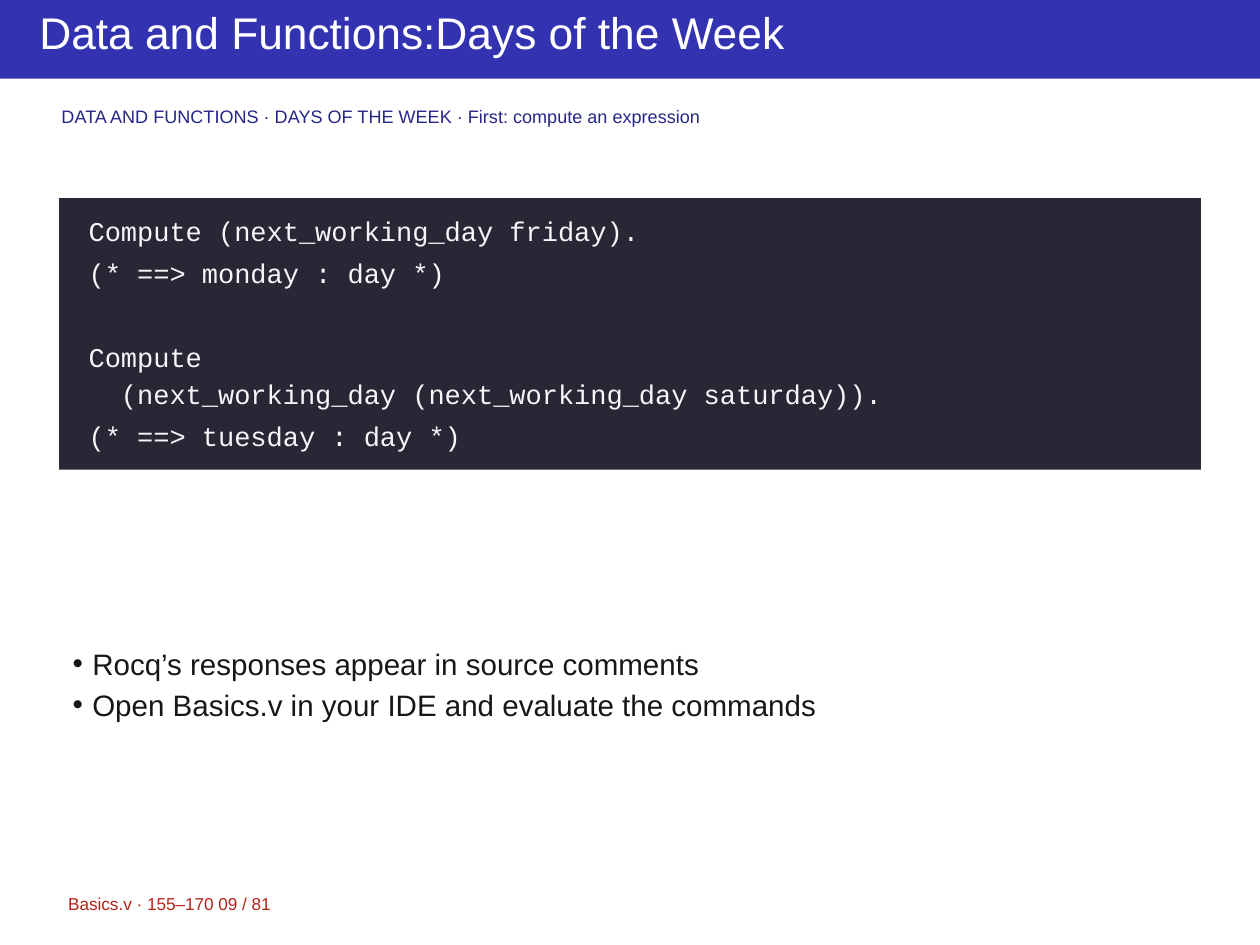
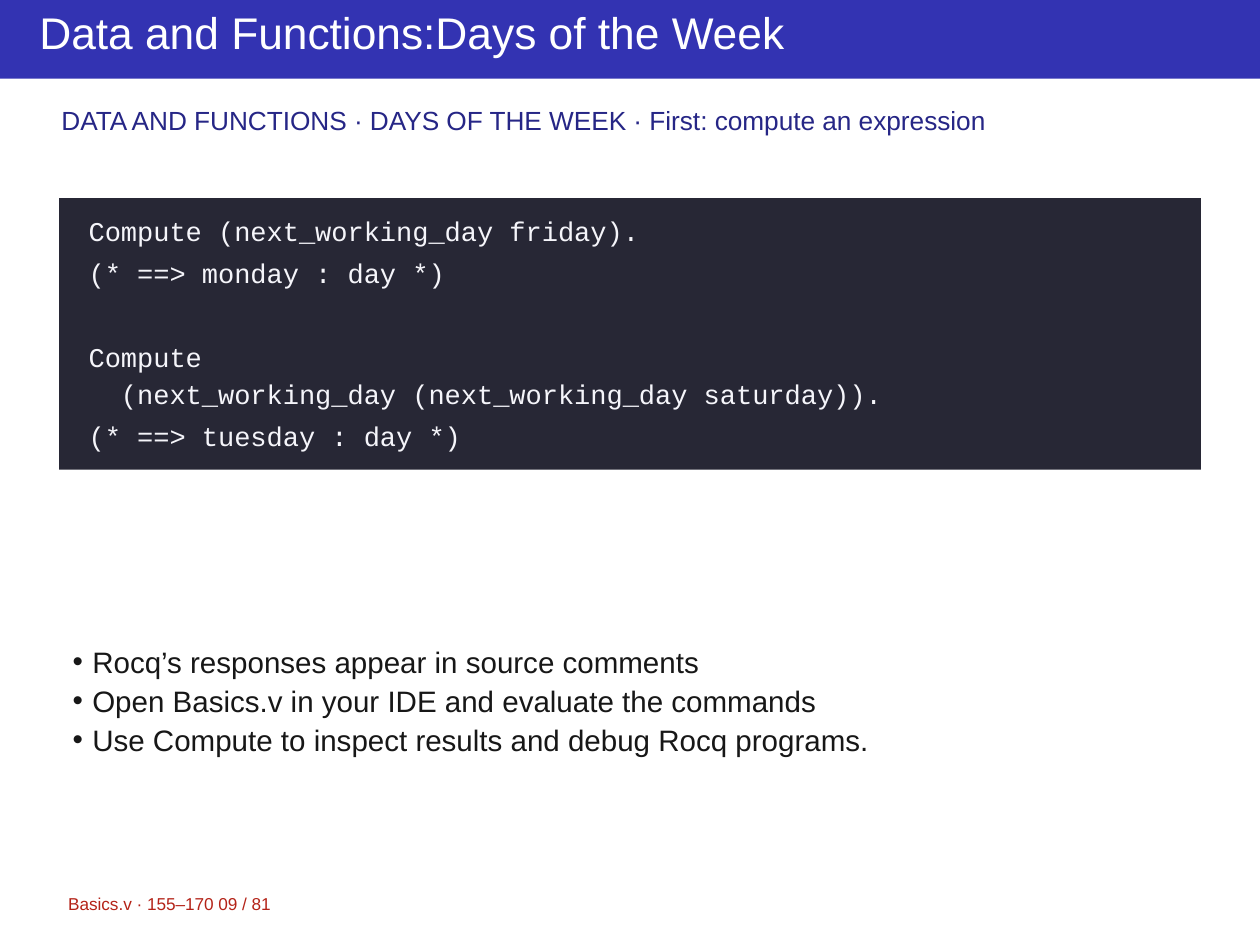
Before and after one commit to yuanruizhang5a/ppt-master, a slide deck: slide 9 of projects/course-rocq/Basics-2.pptx. Drawn at 1260x945 pixels with LibreOffice and Linux fonts; fonts in the diff are those of the drawing. Boxes give left, top, right and bottom in pixels: in the first picture for what was removed or moved away, otherwise in the second. Text is boxed around its words. In the diff, an @@ line names an element or a change of style, - is before the commit and + after.

Commit message:
continue revising Basics-2.pptx

```diff
--- a/projects/course-rocq/Basics-2.pptx
+++ b/projects/course-rocq/Basics-2.pptx
@@ text "DATA AND FUNCTIONS · DAYS ..." at [61, 111, 986, 136]: size 11 to 16 pt; line spacing 12.1pt to 17.6pt @@
@@ text at [92, 651, 815, 717]: line spacing 22.5pt to 21.2pt @@
@@ text at [92, 729, 868, 756]: paragraph added @@
+• Use Compute to inspect results and debug Rocq programs.
```
Also in this commit, not shown: 80 other slides changed, 7 other files.
